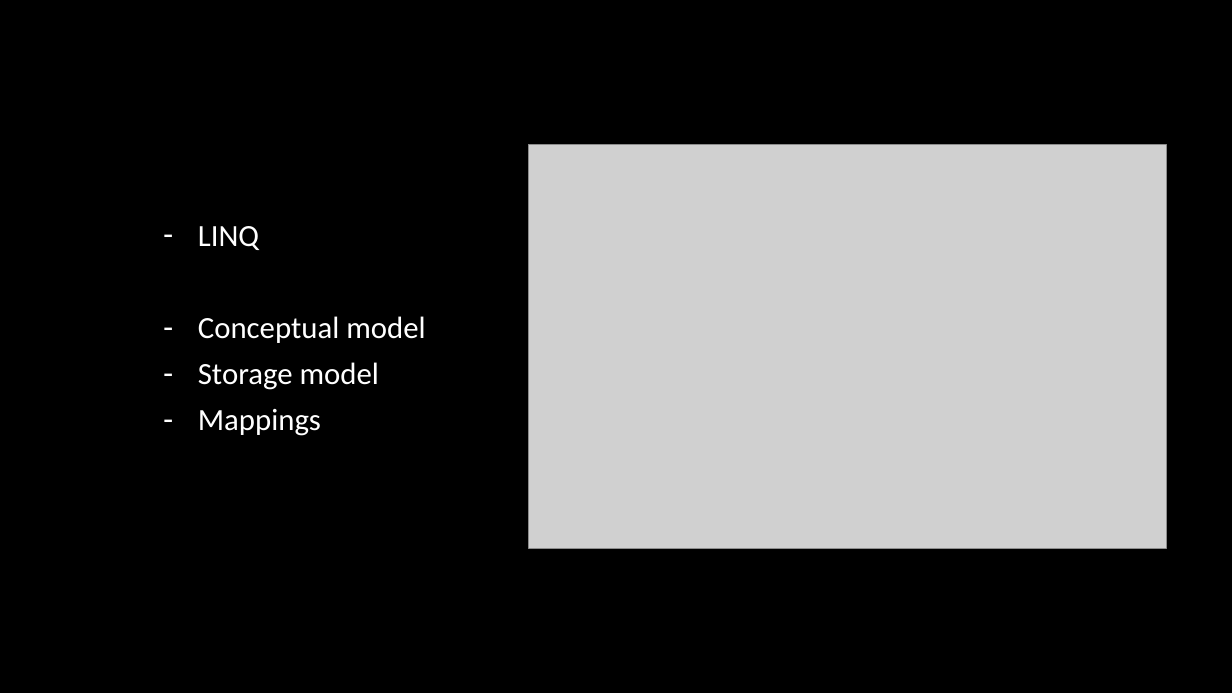
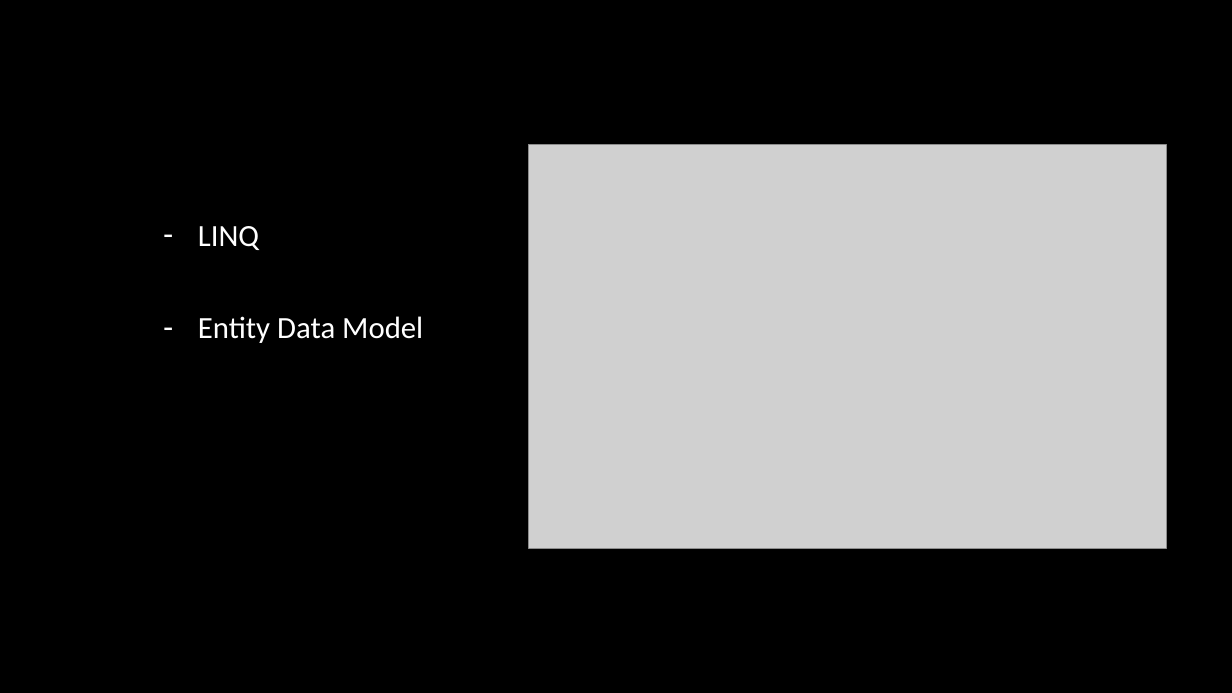
Before and after one commit to RandyGrouls/nots-wapp-workshop, a slide deck: slide 7 of slides/Framework_presentatie.pptx. Drawn at 1232x693 pixels with LibreOffice and Linux fonts; fonts in the diff are those of the drawing; grey boxes stand for pictures; background and template pictures are left out. Boxes give left, top, right and bottom in pixels: in the first picture for what was removed or moved away, otherwise in the second. Text is boxed around its words. In the diff, an @@ line names an element or a change of style, - is before the commit and + after.

```diff
--- a/slides/Framework_presentatie.pptx
+++ b/slides/Framework_presentatie.pptx
@@ text at (198,316,423,343): text changed @@
-– Conceptual model
-– Storage model
-– Mappings
+– Entity Data Model
```
Also in this commit, not shown: 2 other slides changed, 1 other file.
